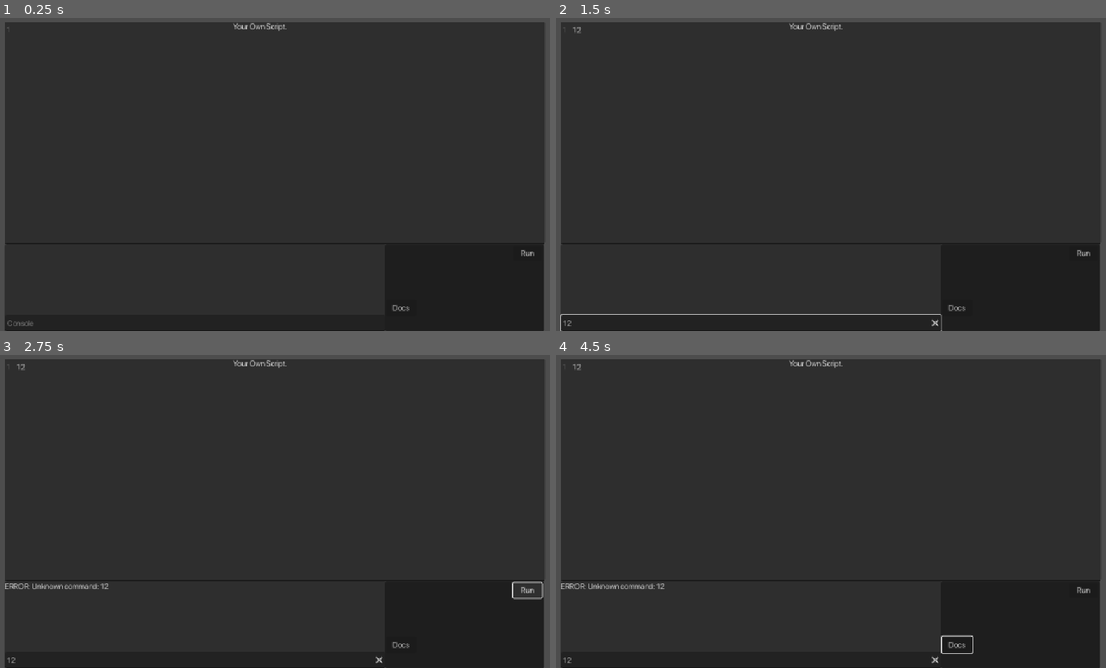
Above: before the commit, frames 1-4 (two rows, left to right).
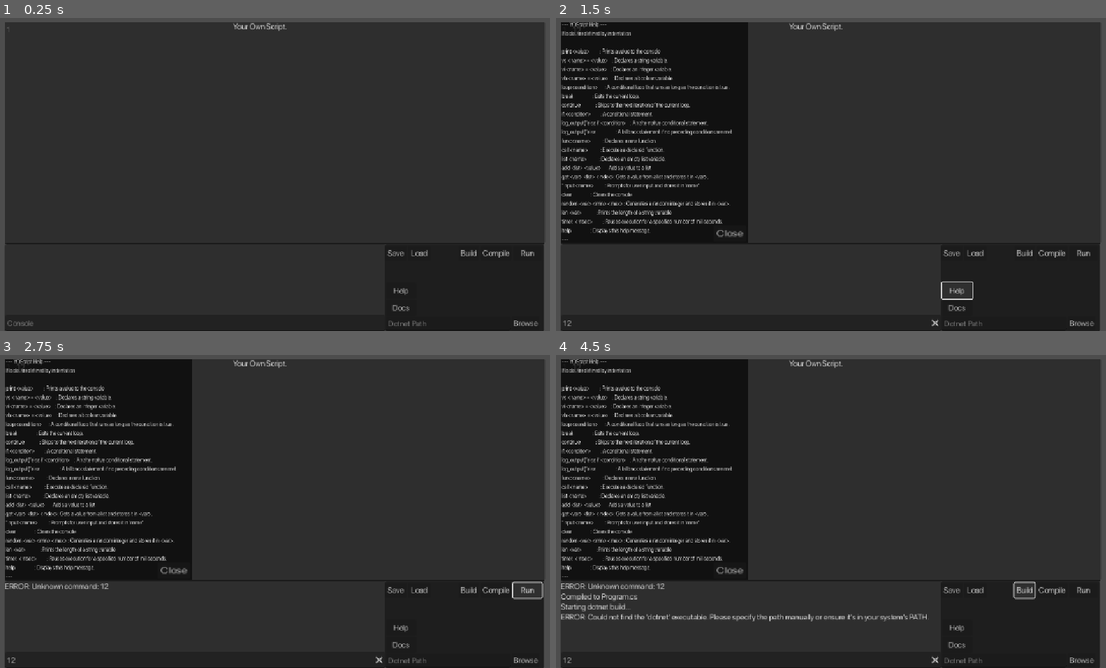
Above: after the commit, the same moments.

Repository: explysm/Your-Own-Script
Game: Godot game, scene res://scenes/MainScene.tscn
Same seed, same stepped clock (60 frames per second), same inputs: the game is played once before the commit and once after it.
Inputs (mouse positions are in pixels of both pictures, inside the frame that each line leads up to):
- Up to frame 1 (0.25 s): no input
- Up to frame 2 (1.5 s): click (831, 133) at 0.52 s; type "12" at 0.6 s; click (748, 321) at 0.75 s; type "12" at 0.83 s; click (957, 290) at 1.25 s, where only the run after the commit has a clickable "Help"
- Up to frame 3 (2.75 s): click "Run" at 2 s
- Up to frame 4 (4.5 s): click "Docs" at 2.75 s; click (1051, 589) at 3.5 s, where only the run after the commit has a clickable "Compile"; click (1023, 589) at 4.25 s, where only the run after the commit has a clickable "Build"

The runs differ from the first frame. In frame 1, 0.3% of the frame differs, in the area x 70-98%, y 74-99%; in frame 2, 22%; in frame 3, 22%; in frame 4, 23%, in the area x 0-98%, y 1-99%.

Commit message:
added "help" button to button menu.
Update README.md

Diff:
--- a/your-own-script-app/scenes/MainScene.tscn
+++ b/your-own-script-app/scenes/MainScene.tscn
@@ -1,8 +1,9 @@
-[gd_scene load_steps=4 format=3 uid="uid://cb3y16ungo1gx"]
+[gd_scene load_steps=5 format=3 uid="uid://cb3y16ungo1gx"]
 
 [ext_resource type="Script" uid="uid://y172gi4xwprr" path="res://scenes/main_scene.gd" id="1_echbf"]
 [ext_resource type="Script" uid="uid://dq308ug0rp7vo" path="res://scenes/whats_new.gd" id="2_ibiss"]
 [ext_resource type="Texture2D" uid="uid://b4rwve5pwbpb4" path="res://stvalley.png" id="3_c6dvc"]
+[ext_resource type="Script" uid="uid://b0m64naaev8r1" path="res://scenes/help_2.gd" id="4_611at"]
 
 [node name="MainScene" type="Control"]
 layout_mode = 3
@@ -85,7 +86,6 @@
 offset_bottom = 648.0
 
 [node name="LoadButton" type="Button" parent="."]
-visible = false
 layout_mode = 0
 offset_left = 849.0
 offset_top = 473.0
@@ -94,7 +94,6 @@
 text = "Load"
 
 [node name="SaveButton" type="Button" parent="."]
-visible = false
 layout_mode = 0
 offset_left = 802.0
 offset_top = 473.0
@@ -111,7 +110,6 @@
 text = "Run"
 
 [node name="CompileButton" type="Button" parent="."]
-visible = false
 layout_mode = 0
 offset_left = 997.0
 offset_top = 473.0
@@ -120,7 +118,6 @@
 text = "Compile"
 
 [node name="BuildButton" type="Button" parent="."]
-visible = false
 layout_mode = 0
 offset_left = 952.0
 offset_top = 473.0
@@ -129,7 +126,6 @@
 text = "Build"
 
 [node name="BrowseButton" type="Button" parent="."]
-visible = false
 layout_mode = 0
 offset_left = 1060.0
 offset_top = 617.0
@@ -138,7 +134,6 @@
 text = "Browse"
 
 [node name="DotNetPathInput" type="LineEdit" parent="."]
-visible = false
 layout_mode = 0
 offset_left = 804.0
 offset_top = 618.0
@@ -162,7 +157,16 @@
 offset_bottom = 617.0
 text = "Docs"
 
+[node name="Help" type="Button" parent="."]
+layout_mode = 0
+offset_left = 804.0
+offset_top = 548.0
+offset_right = 866.0
+offset_bottom = 582.0
+text = "Help"
+
 [node name="WhatsNew" type="CanvasLayer" parent="."]
+visible = false
 script = ExtResource("2_ibiss")
 
 [node name="BG" type="ColorRect" parent="WhatsNew"]
@@ -220,5 +224,58 @@
 layout_mode = 2
 text = "Close"
 
+[node name="Help2" type="CanvasLayer" parent="."]
+script = ExtResource("4_611at")
+
+[node name="BG" type="ColorRect" parent="Help2"]
+offset_left = 26.0
+offset_top = 16.0
+offset_right = 408.0
+offset_bottom = 467.0
+color = Color(0, 0, 0, 0.627451)
+
+[node name="Label" type="Label" parent="Help2/BG"]
+layout_mode = 0
+offset_left = 2.0
+offset_top = -3.0
+offset_right = 583.0
+offset_bottom = 569.0
+scale = Vector2(0.65609, 0.782941)
+text = "--- YOScript Help ---
+Blocks are defined by indentation
+
+	print <value>          : Prints a value to the console
+vs <name> = <value>    : Declares a string variable.
+	vi <name> = <value>    : Declares an integer variable.
+	vb <name> = <value>    : Declares a boolean variable.
+	loop:<condition>       : A conditional loop that runs as long as the condition is true.
+	break                  : Exits the current loop.
+	continue               : Skips to the next iteration of the current loop.
+	if:<condition>         : A conditional statement.
+	log_output(\"else if:<condition>    : An alternative conditional statement.
+	log_output(\"else                   : A fallback statement if no preceding conditions are met.
+func:<name>            : Declares a new function.
+call <name>            : Executes a declared function.
+list <name>            : Declares an empty list variable.
+add <list> <value>     : Adds a value to a list.
+get <var> <list> <index>: Gets a value from a list and stores it in <var>.
+\"input:<name>           : Prompts for user input and stores it in 'name'.
+clear                  : Clears the console.
+random <var> <min> <max> : Generates a random integer and stores it in <var>.
+len <var>              : Prints the length of a string variable.
+timer: <msec>          : Pauses execution for a specified number of milliseconds.
+help                   : Displays this help message.
+---"
+
+[node name="Button" type="Button" parent="Help2"]
+offset_left = 338.0
+offset_top = 431.0
+offset_right = 384.0
+offset_bottom = 459.0
+scale = Vector2(1.44439, 1.15754)
+text = "Close"
+
 [connection signal="pressed" from="Docs" to="." method="_on_docs_pressed"]
+[connection signal="pressed" from="Help" to="." method="_on_help_pressed"]
 [connection signal="pressed" from="WhatsNew/VBoxContainer/Button" to="WhatsNew" method="_on_button_pressed"]
+[connection signal="pressed" from="Help2/Button" to="Help2" method="_on_button_pressed"]
--- /dev/null
+++ b/your-own-script-app/scenes/help_2.gd
@@ -0,0 +1,9 @@
+extends CanvasLayer
+
+func _ready() -> void:
+	hide()
+
+
+
+func _on_button_pressed() -> void:
+	hide()
--- a/your-own-script-app/scenes/main_scene.gd
+++ b/your-own-script-app/scenes/main_scene.gd
@@ -18,6 +18,7 @@
 @onready var input_line = $Console_Panel/InputLine
 @onready var dotnet_path_input = $DotNetPathInput
 @onready var browse_button = $BrowseButton
+@onready var help = $Help2
 
 
 # Variable storage
@@ -1003,3 +1004,7 @@
 
 func _on_docs_pressed() -> void:
 	OS.shell_open("https://yourown.yike.games/docs.html")
+
+
+func _on_help_pressed() -> void:
+	help.visible = true
Not shown, added: your-own-script-app/scenes/help_2.gd.uid
Not shown, changed: README.md
